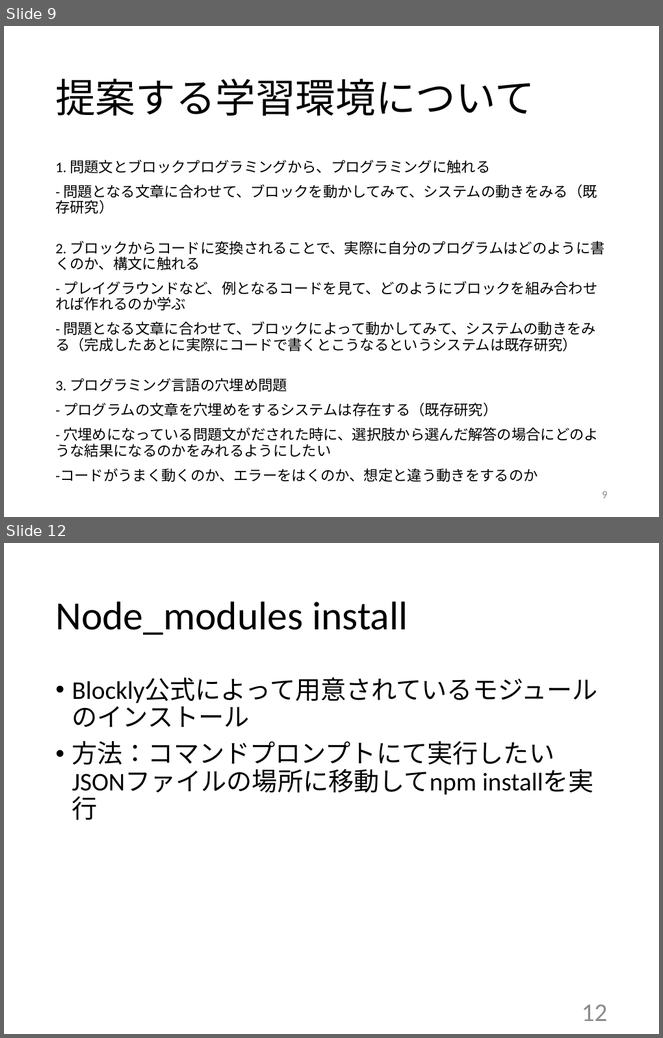
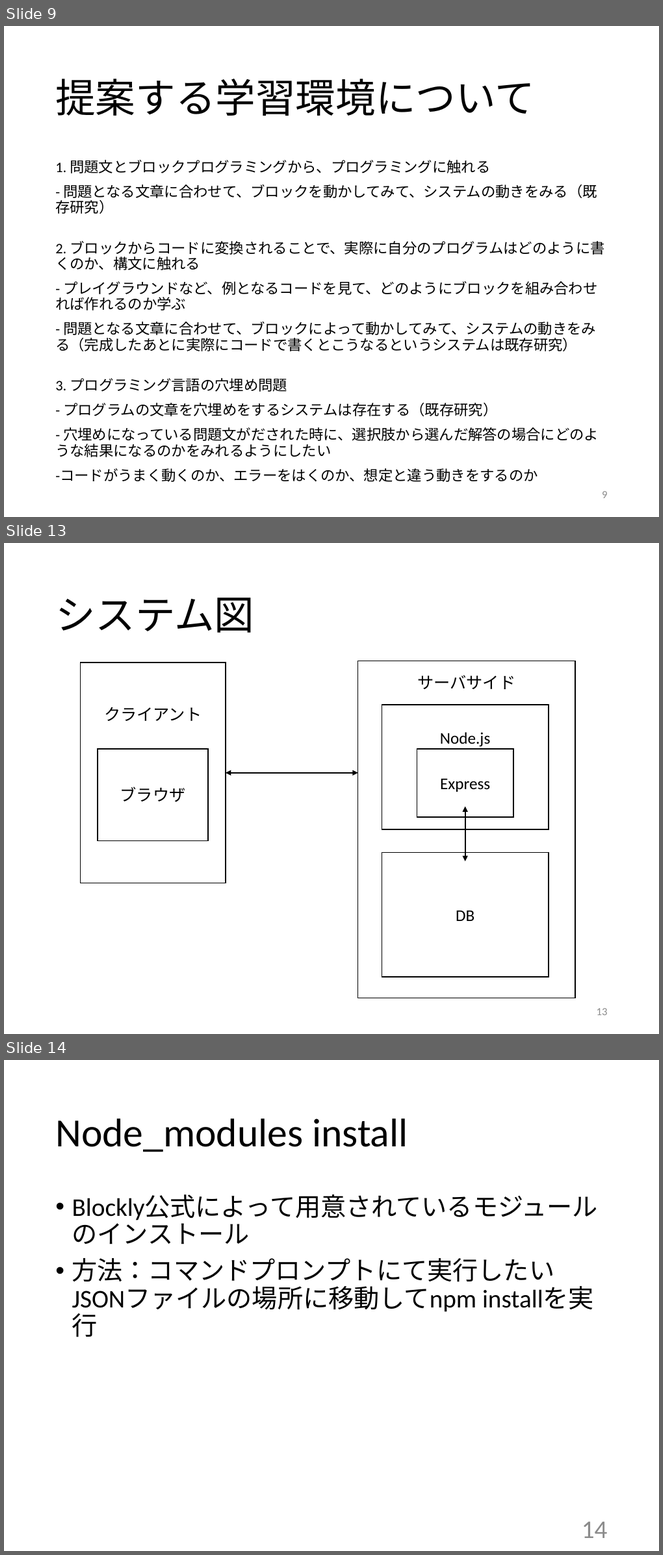
Before and after one commit to kait-takanolab/1821121-shimaoka-thesis, a slide deck: 1821121_shimaoka_sotsuken.pptx. Shown one above the other, each under a label of ours: slides 9 and 12 before the commit, slides 9, 13 and 14 after it; the slides between them are not shown. The pictures are 663x1038 and 663x1555 pixels, drawn with LibreOffice and Linux fonts; fonts in the diff are those of the drawing. Boxes give left, top, right and bottom in pixels: in the first picture for what was removed or moved away, otherwise in the second. Text is boxed around its words. In the diff, an @@ line names an element or a change of style, - is before the commit and + after.

Commit message:
node.jsについて追記
サーバとしての利用に変更

```diff
--- a/1821121_shimaoka_sotsuken.pptx
+++ b/1821121_shimaoka_sotsuken.pptx
@@ slide 13 added at (4,543,659,1034), background #FFFFFF @@
@@ title added at (55,598,254,633), 44 pt, text #000000 @@
+システム図
@@ rectangle added at (80,662,226,883), fill #FFFFFF, outline #000000 1 pt, 18 pt, text #000000 @@
+クライアント
@@ rectangle added at (358,661,575,999), fill #FFFFFF, outline #000000 1 pt, 18 pt, text #000000 @@
+サーバサイド
@@ rectangle added at (382,705,549,829), fill #FFFFFF, outline #000000 1 pt, 18 pt, text #000000 @@
+Node.js
@@ rectangle added at (98,750,208,841), fill #FFFFFF, outline #000000 1 pt, 18 pt, text #000000 @@
+ブラウザ
@@ rectangle added at (417,750,514,817), fill #FFFFFF, outline #000000 1 pt, 18 pt, text #000000 @@
+Express
@@ double arrow added from (226, 773) to (358, 773), #000000 1.5 pt @@
@@ double arrow added from (466, 806) to (466, 861), #000000 1.5 pt @@
@@ rectangle added at (382,852,549,977), fill #FFFFFF, outline #000000 1 pt, 18 pt, text #000000 @@
+DB
@@ page number added at (597,1008,608,1016), 12 pt, text #8C8C8C @@
+13
@@ what was slide 12 is now slide 14 @@
@@ page number at (582,1522,608,1538): text changed @@
-12
+14
```
Also in this commit, not shown: 4 slides changed, 1 other slide added, 7 slides removed.
